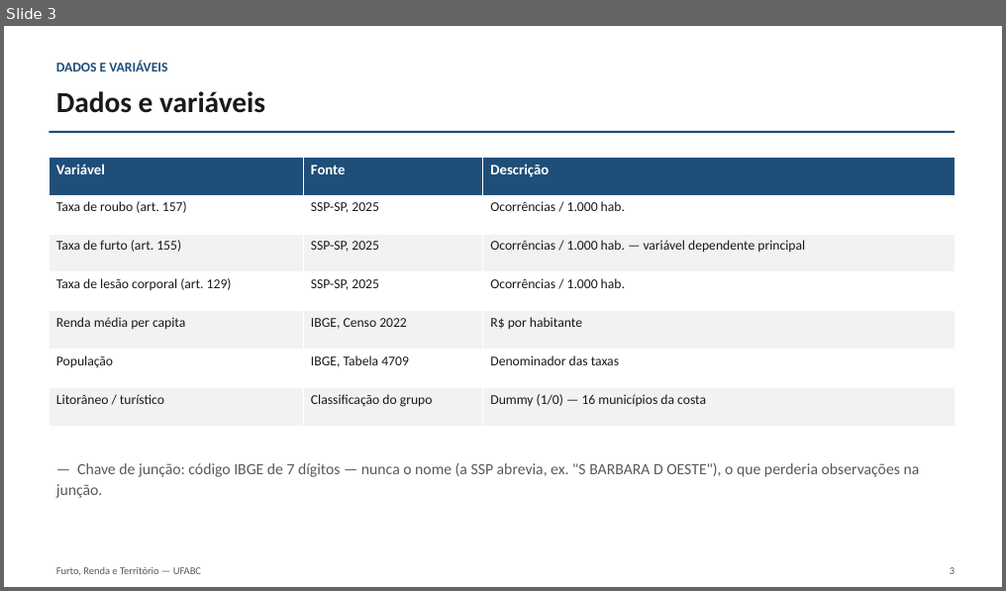
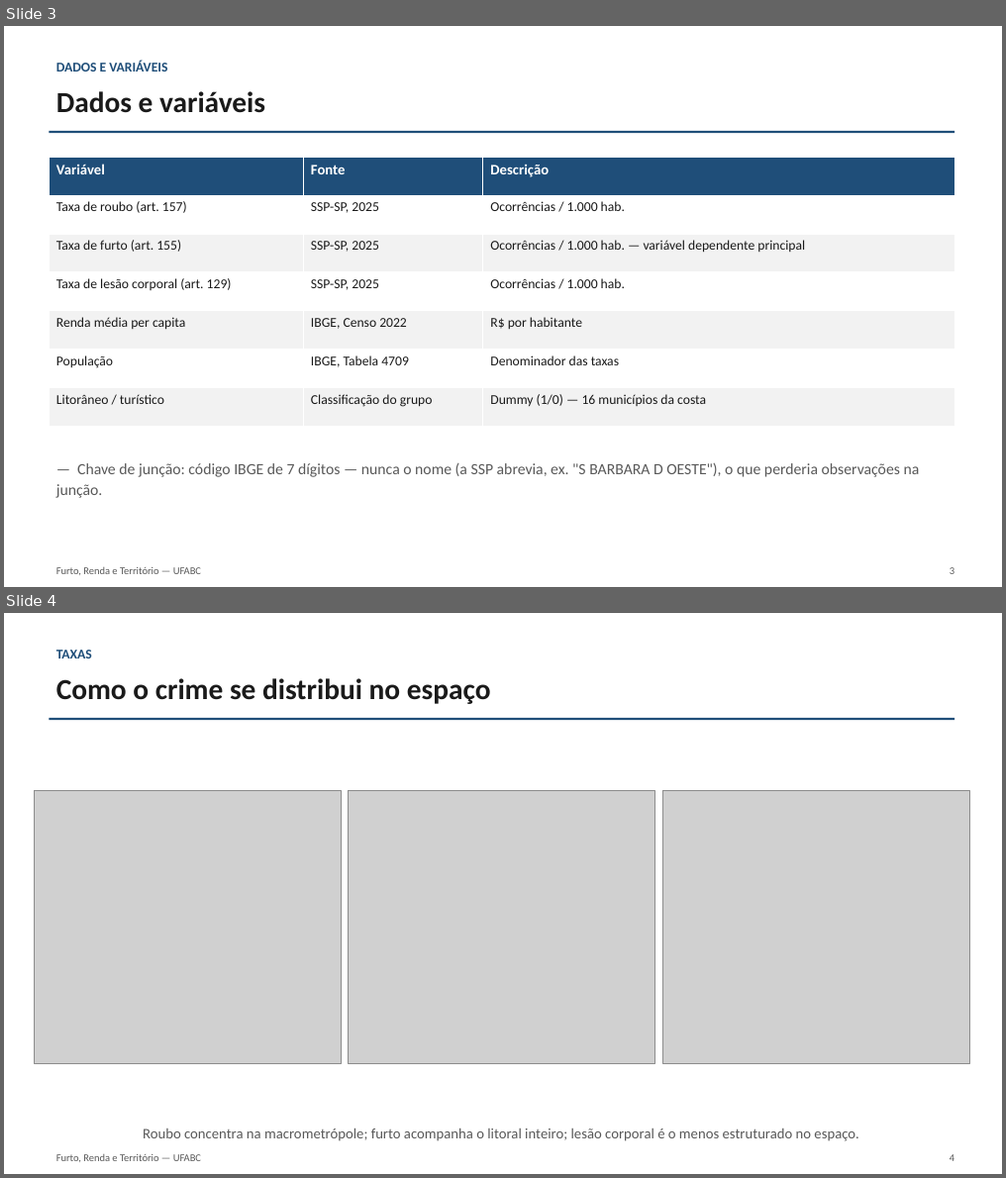
Before and after one commit to euusoujc/territory, a slide deck: slides/apresentacao_final.pptx. Shown one above the other, each under a label of ours: slide 3 before the commit, slides 3 and 4 after it. The pictures are 1006x591 and 1006x1178 pixels, drawn with LibreOffice and Linux fonts; fonts in the diff are those of the drawing; grey boxes stand for pictures. Boxes give left, top, right and bottom in pixels: in the first picture for what was removed or moved away, otherwise in the second. Text is boxed around its words. In the diff, an @@ line names an element or a change of style, - is before the commit and + after.

Commit message:
refact: reordena a apresentação (15 slides) e dá espaço aos mapas
Ajustes pedidos após revisão: a ordem inicial estava confusa (hipótese,
dados, mapas e correlação misturados num só bloco). Reestrutura em
blocos claros — Hipótese > Dados e variáveis > Taxas (mapas municipais
dos 3 crimes + outliers por crime) > Correlação (e o motivo de escolher
o furto) > Desenvolvimento > Conclusão.

Também separa "por que sair do OLS" em slide próprio com o mapa de
resíduos em tamanho legível (antes espremido dentro do slide de
comparação de modelos, praticamente ilegível) — o slide de três modelos
agora só tem as caixas, sem imagem, com espaço para respirar.

13 -> 15 slides. docs/guia_apresentacao.md reescrito para a nova ordem.

```diff
--- a/slides/apresentacao_final.pptx
+++ b/slides/apresentacao_final.pptx
@@ slide 4 added at bbox=[4, 613, 1002, 1174], background #FFFFFF @@
@@ text added at bbox=[56, 650, 92, 659], 13 pt, text #1F4E79, bold @@
+TAXAS
@@ text added at bbox=[56, 678, 491, 704], 28 pt, text #1A1A1A, bold @@
+Como o crime se distribui no espaço
@@ rectangle added at bbox=[49, 718, 954, 720], fill #1F4E79 @@
@@ picture added at bbox=[34, 791, 341, 1063] @@
@@ picture added at bbox=[349, 791, 655, 1063] @@
@@ picture added at bbox=[662, 791, 969, 1063] @@
@@ text added at bbox=[143, 1129, 858, 1142], 14 pt, text #595959 @@
+Roubo concentra na macrometrópole; furto acompanha o litoral inteiro; lesão corporal é o menos estruturado no espaço.
@@ text added at bbox=[56, 1155, 201, 1162], 10 pt, text #595959 @@
+Furto, Renda e Território — UFABC
@@ text added at bbox=[949, 1155, 954, 1161], 10 pt, text #595959 @@
+4
```
Also in this commit, not shown: 11 slides changed, 1 other slide added, 3 other files.
